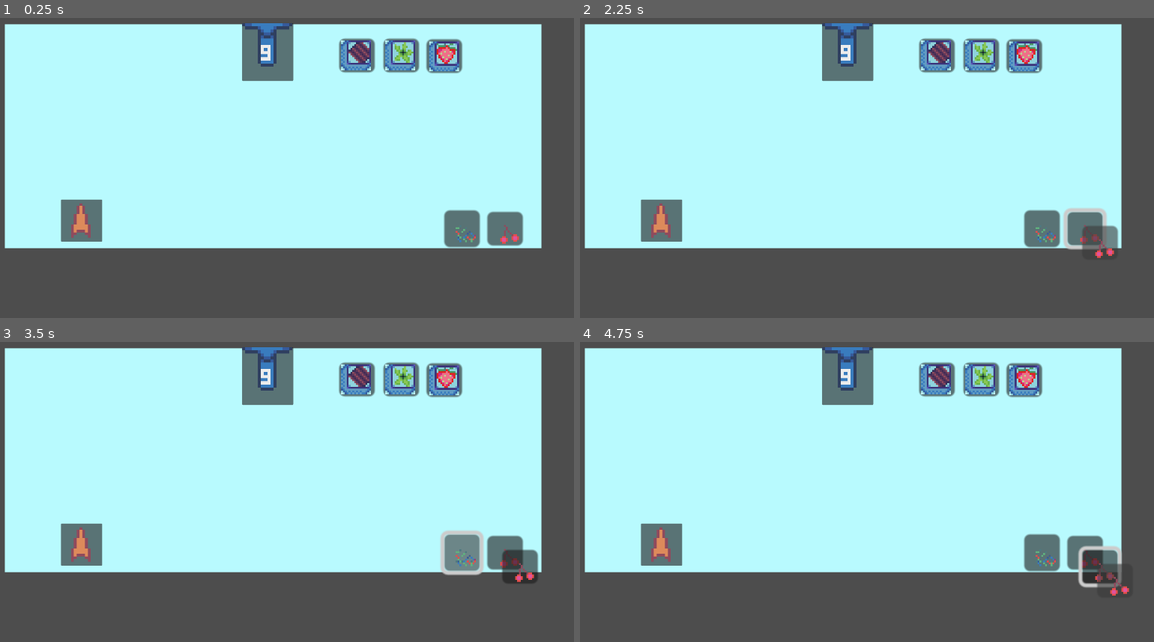
Above: before the commit, frames 1-4 (two rows, left to right).
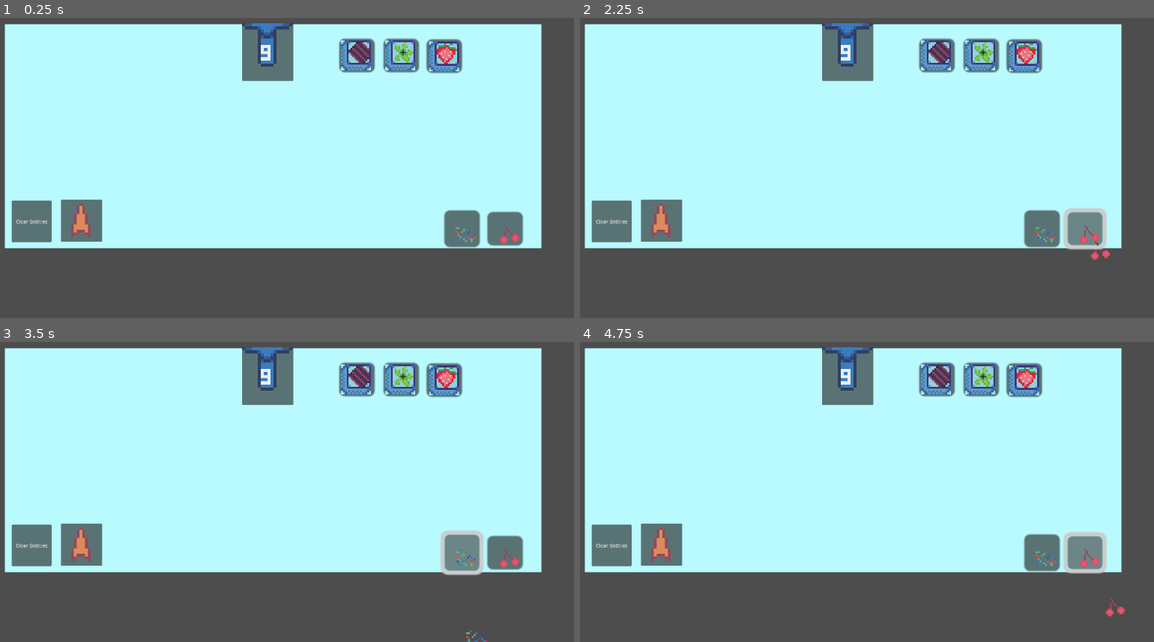
Above: after the commit, the same moments.

Repository: 2192375d/Touhou-Game-Jam-16-Cirno-s-Swirlaria
Game: Godot game, scene res://scenes/game_tablemenu.tscn
Two runs of this game, one before a commit and one after it. Both use one fixed random seed, a clock stepped at 60 frames per second and the inputs below.
Inputs (mouse positions are in pixels of both pictures, inside the frame that each line leads up to):
- Up to frame 1 (0.25 s): no input
- Up to frame 2 (2.25 s): click (935, 54) at 0.5 s; click (981, 54) at 1.25 s; click (1085, 228) at 2 s
- Up to frame 3 (3.5 s): click (459, 552) at 2.75 s
- Up to frame 4 (4.75 s): click (1021, 381) at 3.5 s; click (1102, 567) at 4.27 s

The runs differ from the first frame. In frame 1, 1.0% of the frame differs, in the area x 1-10%, y 60-75%; in frame 2, 1.6%; in frame 3, 1.7%; in frame 4, 2.3%, in the area x 1-96%, y 60-92%.

Commit message:
feat: topping dropping

Diff:
--- a/project.godot
+++ b/project.godot
@@ -22,6 +22,14 @@
 window/size/mode=2
 window/size/resizable=false
 
+[input]
+
+mousedown={
+"deadzone": 0.2,
+"events": [Object(InputEventMouseButton,"resource_local_to_scene":false,"resource_name":"","device":-1,"window_id":0,"alt_pressed":false,"shift_pressed":false,"ctrl_pressed":false,"meta_pressed":false,"button_mask":0,"position":Vector2(0, 0),"global_position":Vector2(0, 0),"factor":1.0,"button_index":1,"canceled":false,"pressed":false,"double_click":false,"script":null)
+]
+}
+
 [rendering]
 
 textures/canvas_textures/default_texture_filter=0
--- /dev/null
+++ b/scenes/cream_raw.gd
@@ -0,0 +1,23 @@
+extends RigidBody2D
+
+var sumdelta = 0
+static var notfirst = false
+
+func _ready():
+	self.freeze = false
+	if (not notfirst):
+		self.freeze = true
+	notfirst = true
+	print("Hello World")
+
+# Called every frame. 'delta' is the elapsed time since the previous frame.
+func _process(delta):
+	if (not self.freeze):
+		sumdelta += delta
+		#print(sumdelta)
+		if sumdelta >= 3:
+			self.freeze = true
+			print("freezed")
+	if (self.position.y >= 1200):
+		print("KMS")
+		queue_free()
--- a/scenes/game_tablemenu.tscn
+++ b/scenes/game_tablemenu.tscn
@@ -1,7 +1,8 @@
-[gd_scene load_steps=8 format=3 uid="uid://b468oxcelg53b"]
+[gd_scene load_steps=9 format=3 uid="uid://b468oxcelg53b"]
 
 [ext_resource type="Script" uid="uid://coqyk8dykhr6g" path="res://scripts/game_tablemenu.gd" id="1_mi270"]
 [ext_resource type="Texture2D" uid="uid://bj064owr3b45d" path="res://assets/cirno-game.png" id="2_a75m5"]
+[ext_resource type="Script" uid="uid://0nom2r2weapd" path="res://scenes/cream_raw.gd" id="3_a75m5"]
 
 [sub_resource type="TileSetAtlasSource" id="TileSetAtlasSource_hf3yf"]
 texture = ExtResource("2_a75m5")
@@ -797,16 +798,7 @@
 lifetime = 5.0
 process_material = SubResource("ShaderMaterial_a75m5")
 
-[node name="CherryRaw" type="Sprite2D" parent="."]
-position = Vector2(569, 512)
-
-[node name="TileMapLayer" type="TileMapLayer" parent="CherryRaw"]
-visible = false
-scale = Vector2(6, 6)
-tile_map_data = PackedByteArray(0, 0, 0, 0, 0, 0, 1, 0, 21, 0, 21, 0, 0, 0)
-tile_set = SubResource("TileSet_twdh5")
-
-[node name="Timer" type="Timer" parent="."]
+[node name="NozzleTimer" type="Timer" parent="."]
 process_callback = 0
 wait_time = 0.1
 autostart = true
@@ -815,36 +807,83 @@
 visible = false
 position = Vector2(834, 573)
 
-[node name="TileMapLayer2" type="TileMapLayer" parent="ConeSprite"]
-position = Vector2(-96.565186, -4.6328125)
-scale = Vector2(22.902683, 20.319597)
+[node name="StaticBody2D" type="StaticBody2D" parent="ConeSprite"]
+collision_layer = 3
+collision_mask = 3
+
+[node name="CollisionPolygon2D" type="CollisionPolygon2D" parent="ConeSprite/StaticBody2D"]
+polygon = PackedVector2Array(17, 16, 2, -76, 1, -139, 6, -173, 8, -59, 20, -7, 39, 15, 41, 37, 61, 34, 64, 53, 131, 54, 134, 36, 154, 36, 156, 16, 174, -4, 188, -70, 185, -170, 191, -144, 197, -82, 178, 16, 100, 277)
+
+[node name="TileMapLayer" type="TileMapLayer" parent="ConeSprite"]
+position = Vector2(-67.00049, -4.000122)
+scale = Vector2(20, 20)
 tile_map_data = PackedByteArray(0, 0, 0, 0, 0, 0, 1, 0, 30, 0, 27, 0, 0, 0)
 tile_set = SubResource("TileSet_twdh5")
-
-[node name="StaticBody2D" type="StaticBody2D" parent="ConeSprite"]
-
-[node name="CollisionPolygon2D" type="CollisionPolygon2D" parent="ConeSprite/StaticBody2D"]
-polygon = PackedVector2Array(17, 16, 2, -76, 20, -7, 39, 15, 41, 37, 61, 34, 64, 53, 131, 54, 134, 36, 154, 36, 156, 16, 174, -4, 197, -82, 178, 16, 100, 277)
 
 [node name="CreamRaw" type="RigidBody2D" parent="."]
 visible = false
 position = Vector2(933.9999, 332)
 mass = 2.0
 freeze = true
+script = ExtResource("3_a75m5")
 
 [node name="Polygon2D" type="Polygon2D" parent="CreamRaw"]
 position = Vector2(-50.999886, -10.000016)
 scale = Vector2(109.72207, 104.46425)
-color = Color(0.9833252, 0.50549155, 0.6749618, 1)
 polygon = PackedVector2Array(0.46835423, 0.093333244, 0.556962, 0.17333317, 0.5822787, 0.2666669, 0.556962, 0.38666677, 0.46835423, 0.4666667, 0.3797469, 0.38666677, 0.3544302, 0.29333353, 0.3797469, 0.15999985)
 
 [node name="CollisionPolygon2D" type="CollisionPolygon2D" parent="CreamRaw"]
 scale = Vector2(101.49304, 100.69441)
 polygon = PackedVector2Array(0, 0, -0.11392403, 0.18666649, 0, 0.36000013, 0.11392403, 0.17333317)
 
+[node name="CherryRaw" type="RigidBody2D" parent="."]
+visible = false
+position = Vector2(-1, 0)
+freeze = true
+
+[node name="TileMapLayer" type="TileMapLayer" parent="CherryRaw"]
+position = Vector2(-5.000061, 1.0000019)
+scale = Vector2(6, 6)
+tile_map_data = PackedByteArray(0, 0, 0, 0, 0, 0, 1, 0, 21, 0, 21, 0, 0, 0)
+tile_set = SubResource("TileSet_twdh5")
+
+[node name="CollisionPolygon2D" type="CollisionPolygon2D" parent="CherryRaw"]
+position = Vector2(7, -2)
+polygon = PackedVector2Array(20, 103, 58.742493, 96.71744, 94, 91, 77, 64, 26, 73)
+
+[node name="SprinklesRaw" type="RigidBody2D" parent="."]
+visible = false
+position = Vector2(-2, 0)
+collision_layer = 2
+collision_mask = 2
+freeze = true
+
+[node name="TileMapLayer" type="TileMapLayer" parent="SprinklesRaw"]
+position = Vector2(-5.000061, 1.0000019)
+scale = Vector2(6, 6)
+tile_map_data = PackedByteArray(0, 0, 0, 0, 0, 0, 1, 0, 23, 0, 21, 0, 0, 0)
+tile_set = SubResource("TileSet_twdh5")
+
+[node name="CollisionPolygon2D" type="CollisionPolygon2D" parent="SprinklesRaw"]
+position = Vector2(7, -2)
+polygon = PackedVector2Array(20, 103, 58.742493, 96.71744, 94, 91, 77, 64, 26, 73)
+
+[node name="ClearEntities" type="Button" parent="."]
+offset_left = 117.0
+offset_top = 703.0
+offset_right = 245.0
+offset_bottom = 836.0
+text = "Clear Entities
+"
+
 [connection signal="button_down" from="Nozzle" to="." method="_on_nozzle_button_down"]
 [connection signal="button_up" from="Nozzle" to="." method="_on_nozzle_button_up"]
 [connection signal="button_down" from="ConeDispenser" to="." method="_on_cone_button_down"]
+[connection signal="pressed" from="Chocolate" to="." method="_on_chocolate_pressed"]
+[connection signal="pressed" from="Vanilla" to="." method="_on_vanilla_pressed"]
 [connection signal="button_down" from="Cherry" to="." method="_on_cherry_button_down"]
 [connection signal="button_up" from="Cherry" to="." method="_on_cherry_button_up"]
-[connection signal="timeout" from="Timer" to="." method="_on_timer_timeout"]
+[connection signal="button_down" from="Sprinkles" to="." method="_on_sprinkles_button_down"]
+[connection signal="pressed" from="Strawberry" to="." method="_on_strawberry_pressed"]
+[connection signal="timeout" from="NozzleTimer" to="." method="_on_timer_timeout"]
+[connection signal="pressed" from="ClearEntities" to="." method="_on_clear_entities_pressed"]
--- a/scripts/game_tablemenu.gd
+++ b/scripts/game_tablemenu.gd
@@ -2,33 +2,44 @@
 
 @onready var conesprite = get_node("ConeSprite")
 
-@onready var sprinklessprite = get_node("Sprinkles")
-@onready var cherrysprite = get_node("Cherry")
-@onready var cherryspriteraw = get_node("Cherry")
+@onready var sprinklesspriteraw = get_node("SprinklesRaw")
+@onready var cherryspriteraw = get_node("CherryRaw")
 
 @onready var creamraw = get_node("CreamRaw")
 @onready var nozzlebutton = get_node("Nozzle")
 
 var globalCone : Sprite2D = null
 var mousepos : Vector2
-var currentTopping : Button = null
+var currentTopping : RigidBody2D = null
 var clickingNozzle : bool
 var creamqueue : Array[RigidBody2D] = []
+var toppingqueue : Array[RigidBody2D] = []
 
 func _ready():
 	conesprite.get_node("StaticBody2D").get_node("CollisionPolygon2D").disabled = true
 	creamraw.get_node("CollisionPolygon2D").disabled = true
+	cherryspriteraw.get_node("CollisionPolygon2D").disabled = true
 	print("Hello World")
 
 func _input(event):
-	pass
+	if event.is_action_pressed("mousedown"):
+		pass
+
+	if event.is_action_released("mousedown"):
+		if (currentTopping != null):
+			currentTopping.freeze = false;
+			currentTopping.linear_velocity = Vector2(0,0)
+			currentTopping.angular_velocity = 0
+			currentTopping.get_node("CollisionPolygon2D").disabled = false
+			currentTopping = null;
 
 # Called every frame. 'delta' is the elapsed time since the previous frame.
 func _process(delta):
 	mousepos = get_viewport().get_mouse_position()
 	if (currentTopping != null):
-		currentTopping.position.x = mousepos.x - currentTopping.size.x/2
-		currentTopping.position.y = mousepos.y - currentTopping.size.y/2
+		print(currentTopping.position)
+		currentTopping.position.x = mousepos.x - 12
+		currentTopping.position.y = mousepos.y - 12
 	elif (clickingNozzle):
 		nozzlebutton.position.x = mousepos.x - nozzlebutton.size.x/2
 		creamraw.position.x = mousepos.x
@@ -49,18 +60,23 @@
 func _on_nozzle_button_up() -> void:
 	clickingNozzle = false
 
-func _on_cherry_button_down() -> void:
-	print("down topping")
-	currentTopping = cherrysprite.duplicate()
+func _on_sprinkles_button_down() -> void:
+	currentTopping = sprinklesspriteraw.duplicate()
+	toppingqueue.append(currentTopping)
 	currentTopping.visible = true
+	currentTopping.freeze = true
+	currentTopping.get_node("CollisionPolygon2D").disabled = true
 	add_child(currentTopping)
 
-func _on_cherry_button_up() -> void:
-	print("up topping")
-	currentTopping = null
+func _on_cherry_button_down() -> void:
+	currentTopping = cherryspriteraw.duplicate()
+	toppingqueue.append(currentTopping)
+	currentTopping.visible = true
+	currentTopping.freeze = true
+	currentTopping.get_node("CollisionPolygon2D").disabled = true
+	add_child(currentTopping)
 
 func _on_timer_timeout() -> void:
-	print("timeout")
 	if clickingNozzle:
 		var newcream = creamraw.duplicate()
 		creamqueue.append(newcream)
@@ -69,8 +85,22 @@
 		newcream.get_node("CollisionPolygon2D").disabled = false
 		newcream.gravity_scale = 1.0
 		add_child(newcream)
-	# currentTopping = cherrysprite.duplicate()
-	# currentTopping.visible = true
-	# add_child(currentTopping)
-	# create a new cream object
-	pass # Replace with function body.
+
+func _on_chocolate_pressed() -> void:
+	creamraw.get_node("Polygon2D").color = Color(0.778, 0.5, 0.351, 1.0)
+
+func _on_vanilla_pressed() -> void:
+	creamraw.get_node("Polygon2D").color = Color(1.0, 1.0, 1.0, 1.0)
+
+func _on_strawberry_pressed() -> void:
+	creamraw.get_node("Polygon2D").color = Color(0.977, 0.63, 0.761, 1.0)
+
+func _on_clear_entities_pressed() -> void:
+	for creamitem in creamqueue:
+		if (is_instance_valid(creamitem)):
+			creamitem.queue_free()
+	for toppingitem in toppingqueue:
+		if (is_instance_valid(toppingitem)):
+			toppingitem.queue_free()
+	creamqueue.clear()
+	toppingqueue.clear()
Not shown, added: scenes/cream_raw.gd.uid
